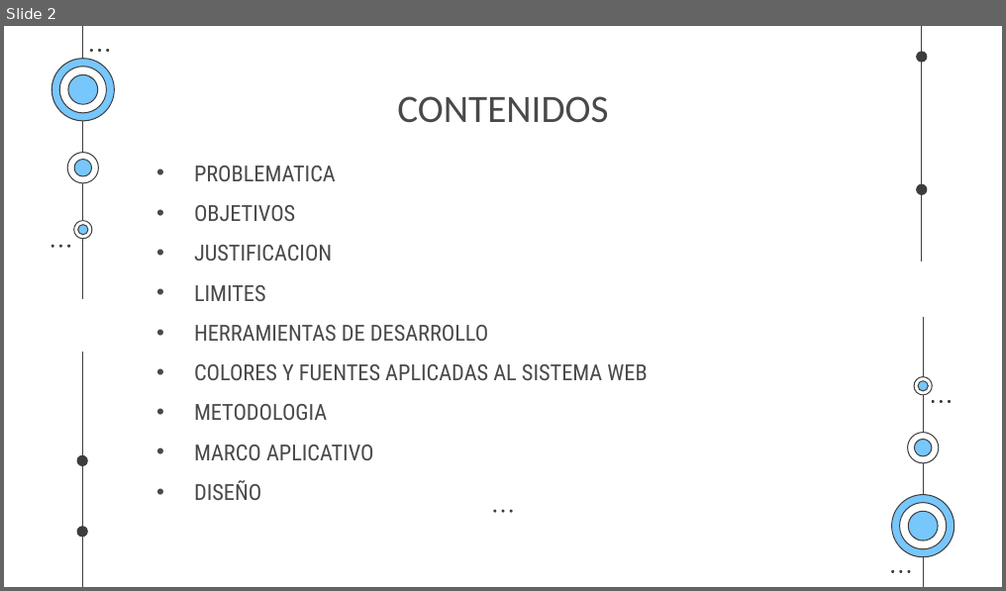
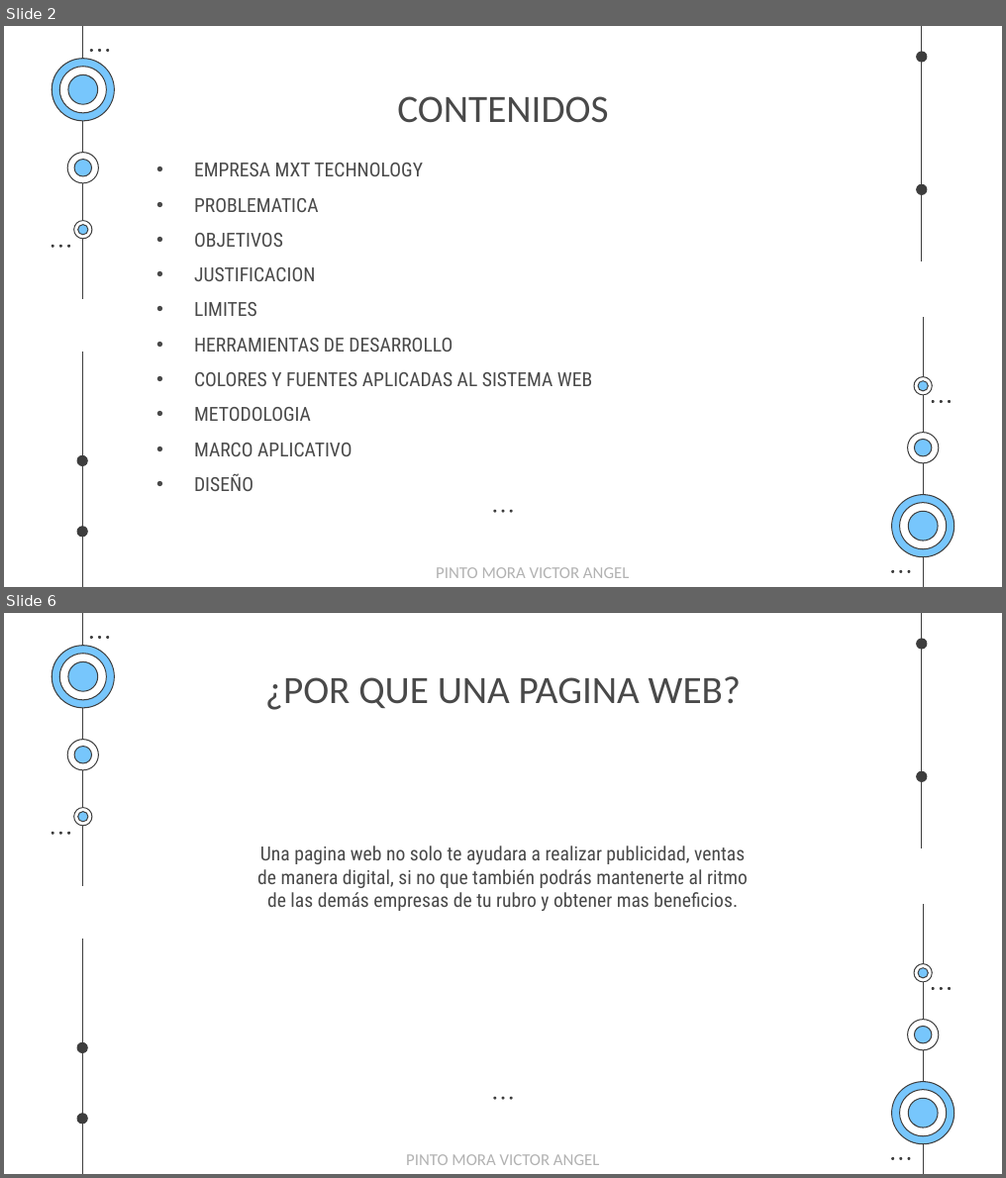
Before and after one commit to EgCooper/Mxt-Technology, a slide deck: Documentacion/Mxt-Technology Presentacion.pptx. Shown one above the other, each under a label of ours: slide 2 before the commit, slides 2 and 6 after it; the slides between them are not shown. The pictures are 1006x591 and 1006x1178 pixels, drawn with LibreOffice and Linux fonts; fonts in the diff are those of the drawing. Boxes give left, top, right and bottom in pixels: in the first picture for what was removed or moved away, otherwise in the second. Text is boxed around its words. In the diff, an @@ line names an element or a change of style, - is before the commit and + after.

Commit message:
Mxt-Technology

```diff
--- a/Documentacion/Mxt-Technology Presentacion.pptx
+++ b/Documentacion/Mxt-Technology Presentacion.pptx
@@ slide 6 added at (4,613,1002,1174), background #FFFFFF; not listed: 51 template elements that a slide beside it also shows @@
@@ title added at (265,676,741,710), 28 pt, text #494949 @@
+¿POR QUE UNA PAGINA WEB?
@@ subtitle added at (257,846,747,911), 14 pt, text #494949 @@
+Una pagina web no solo te ayudara a realizar publicidad, ventas de manera digital, si no que también podrás mantenerte al ritmo de las demás empresas de tu rubro y obtener mas beneficios.
@@ text added at (406,1155,599,1165), 12 pt, text #B2B2B2 @@
+PINTO MORA VICTOR ANGEL
@@ slide 2 changed as well @@
@@ subtitle at (194,163,423,176): paragraph added @@
+• EMPRESA MXT TECHNOLOGY
@@ subtitle at (194,198,592,491): size 16 to 14 pt in "PROBLEMATICA", "OBJETIVOS", "JUSTIFICACION", "LIMITES" and 5 more places @@
@@ text added at (436,568,629,578), 12 pt, text #B2B2B2 @@
+PINTO MORA VICTOR ANGEL
```
Also in this commit, not shown: 35 other slides changed, 9 other slides added, 2 slides removed, 1 other file.
